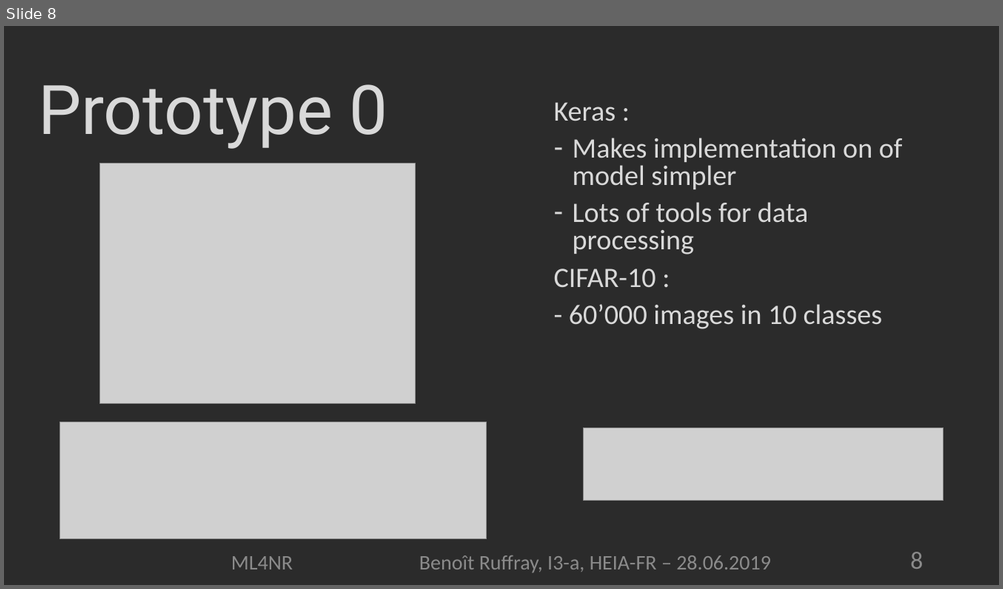
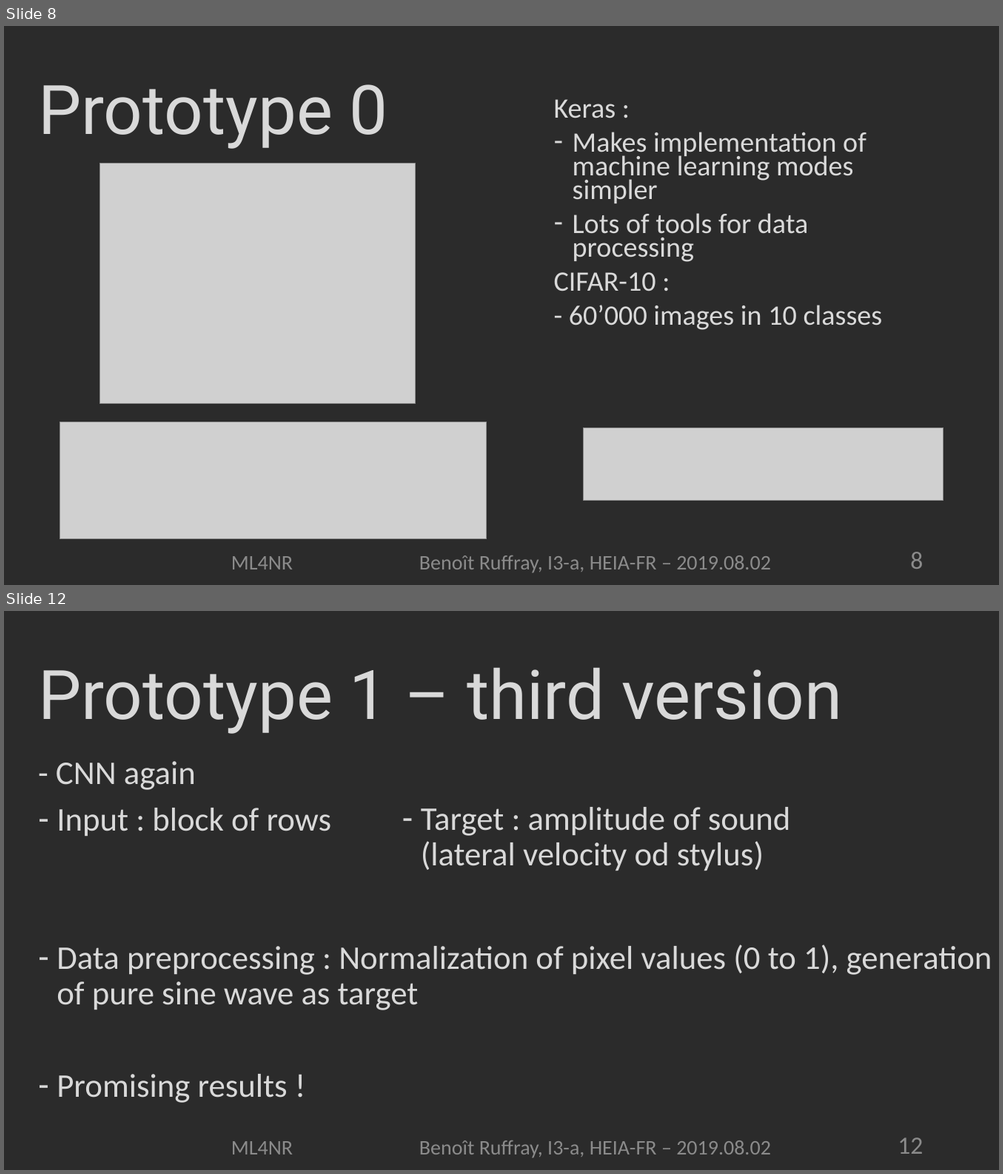
Before and after one commit to Johnatonb/IRENE, a slide deck: doc/presentation/ml4nr.pptx. Shown one above the other, each under a label of ours: slide 8 before the commit, slides 8 and 12 after it; the slides between them are not shown. The pictures are 1003x589 and 1003x1174 pixels, drawn with LibreOffice and Linux fonts; fonts in the diff are those of the drawing; grey boxes stand for pictures; background and template pictures are left out; a plain dark background stands for a picture behind light text. Boxes give left, top, right and bottom in pixels: in the first picture for what was removed or moved away, otherwise in the second. Text is boxed around its words. In the diff, an @@ line names an element or a change of style, - is before the commit and + after.

```diff
--- a/doc/presentation/ml4nr.pptx
+++ b/doc/presentation/ml4nr.pptx
@@ slide 12 added at (4, 611, 999, 1170), background picture (left out) @@
@@ title added at (38, 667, 842, 734), 66 pt, text #D9D9D9 @@
+Prototype 1 – third version
@@ text added at (56, 761, 992, 1103), 32 pt, text #D9D9D9 @@
+- CNN again
+– Input : block of rows
+– Data preprocessing : Normalization of pixel values (0 to 1), generation of pure sine wave as target
+– Promising results !
@@ text added at (421, 807, 791, 871), 32 pt, text #D9D9D9 @@
+– Target : amplitude of sound (lateral velocity od stylus)
@@ text added at (231, 1141, 771, 1159), 20 pt, text #8C8C8C @@
+ML4NR Benoît Ruffray, I3-a, HEIA-FR – 2019.08.02
@@ page number added at (897, 1138, 922, 1154), 24 pt, text #8C8C8C @@
+12
@@ slide 8 changed as well @@
@@ text at (554, 99, 882, 330): line spacing 0.8 to 0.7 @@
@@ text at (572, 132, 866, 204): text changed @@
-– Makes implementation on of model simpler
+– Makes implementation of machine learning modes simpler
@@ text at (231, 556, 771, 574): text changed @@
-ML4NR Benoît Ruffray, I3-a, HEIA-FR – 28.06.2019
+ML4NR Benoît Ruffray, I3-a, HEIA-FR – 2019.08.02
```
Also in this commit, not shown: 9 other slides changed, 11 other slides added, 53 other files.
